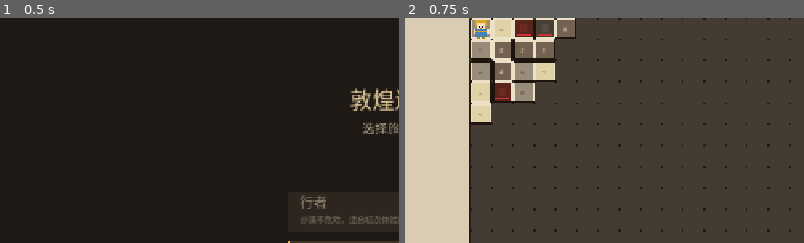
Above: before the commit, frames 1-2 (left to right).
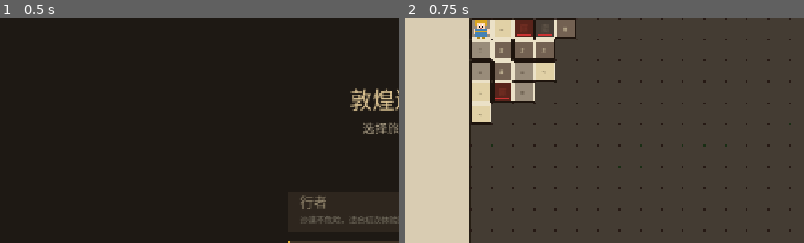
Above: after the commit, the same moments.

Repository: GongDeejay/dunhuang-maze
Game: Godot game, scene res://scenes/main.tscn
Same seed, same stepped clock (60 frames per second), same inputs: the game is played once before the commit and once after it.
Inputs (mouse positions are % of the whole screen's width and height, from its top left):
- Up to frame 1 (0.5 s): no input
- Up to frame 2 (0.75 s): tap Enter (ui_accept) at 0.5 s; move the mouse to (72, 45) at 0.52 s; hold D (move_right) from 0.53 s (still down); hold R (regenerate) from 0.53 s (still down); click (72, 45) at 0.67 s
The pictures show only the part of the screen within x 0-50%, y 0-50%; the shares and areas given below are measured in that part.

Frame 1 is identical in both runs. In frame 2, 0.3% of the frame differs, in the area x 16-43%, y 0-47%.

Commit message:
Fix: Draw walls at all boundaries (mobile + PC views)

Diff:
--- a/scripts/main.gd
+++ b/scripts/main.gd
@@ -626,12 +626,17 @@
 
 			var cell = maze.grid[gy][gx]
 			var wall_color = Color(0.12, 0.08, 0.05)
-			if (cell & MazeGenerator.S) == 0:
+
+			# South wall: draw if no passage OR at bottom boundary
+			if (cell & MazeGenerator.S) == 0 or gy == maze_height - 1:
 				draw_rect(Rect2(screen_x, screen_y + cell_sz - wall_w, cell_sz, wall_w), wall_color)
-			if (cell & MazeGenerator.E) == 0:
+			# East wall: draw if no passage OR at right boundary
+			if (cell & MazeGenerator.E) == 0 or gx == maze_width - 1:
 				draw_rect(Rect2(screen_x + cell_sz - wall_w, screen_y, wall_w, cell_sz), wall_color)
+			# West wall: only at left boundary
 			if gx == 0 and (cell & MazeGenerator.W) == 0:
 				draw_rect(Rect2(screen_x, screen_y, wall_w, cell_sz), wall_color)
+			# North wall: only at top boundary
 			if gy == 0 and (cell & MazeGenerator.N) == 0:
 				draw_rect(Rect2(screen_x, screen_y, cell_sz, wall_w), wall_color)
 
@@ -834,13 +839,13 @@
 
 			var cell = maze.grid[y][x]
 			var wall_color = Color(0.12, 0.08, 0.05)
-			if (cell & MazeGenerator.N) == 0 and y > 0:
+			if (cell & MazeGenerator.N) == 0 or y == 0:
 				draw_rect(Rect2(cell_pos, Vector2(cs, wt)), wall_color)
-			if (cell & MazeGenerator.S) == 0 and y < maze_height - 1:
+			if (cell & MazeGenerator.S) == 0 or y == maze_height - 1:
 				draw_rect(Rect2(cell_pos + Vector2(0, cs - wt), Vector2(cs, wt)), wall_color)
-			if (cell & MazeGenerator.W) == 0 and x > 0:
+			if (cell & MazeGenerator.W) == 0 or x == 0:
 				draw_rect(Rect2(cell_pos, Vector2(wt, cs)), wall_color)
-			if (cell & MazeGenerator.E) == 0 and x < maze_width - 1:
+			if (cell & MazeGenerator.E) == 0 or x == maze_width - 1:
 				draw_rect(Rect2(cell_pos + Vector2(cs - wt, 0), Vector2(wt, cs)), wall_color)
 
 func _get_terrain_symbol_color(t_key: String, floor_color: Color) -> Color:
Not shown, changed: web/index.html
Not shown, changed: web/index.pck
